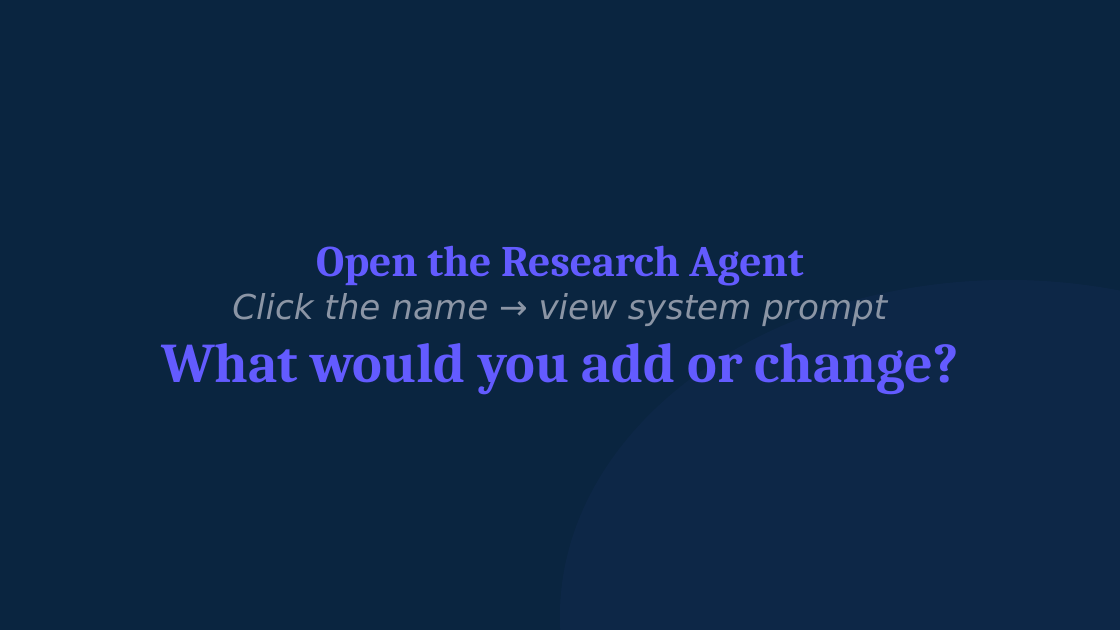
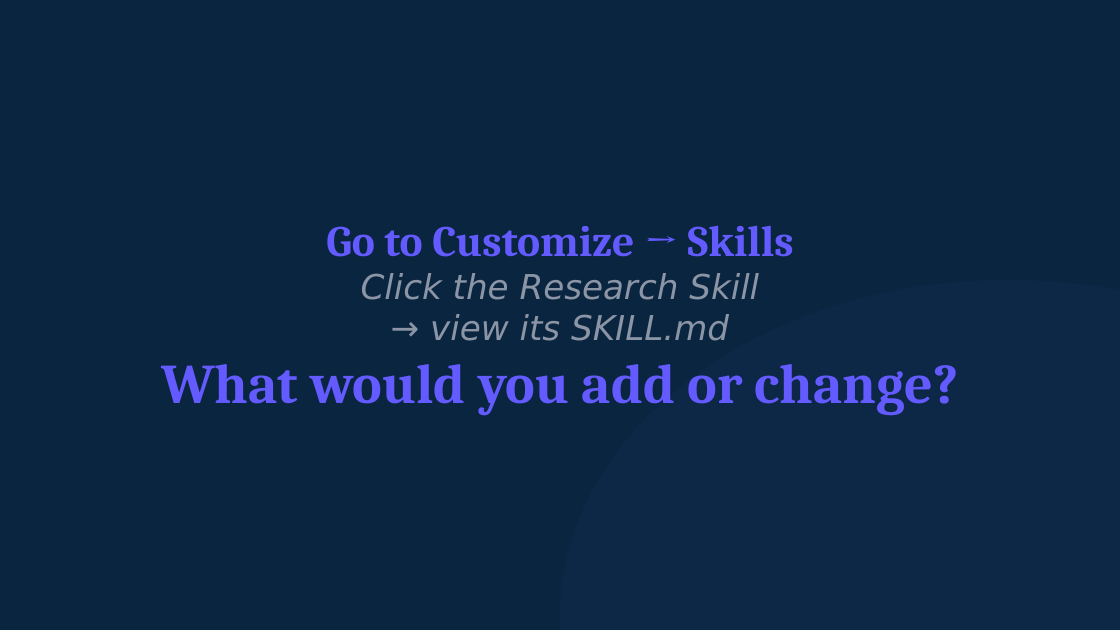
Before and after one commit to michaelengland/ai-best-practices, a slide deck: slide 22 of decks/workshop-2-orchestrator/workshop-2-orchestrator.pptx (slide 20 before the commit). Drawn at 1120x630 pixels with LibreOffice and Linux fonts; fonts in the diff are those of the drawing. Boxes give left, top, right and bottom in pixels: in the first picture for what was removed or moved away, otherwise in the second. Text is boxed around its words. In the diff, an @@ line names an element or a change of style, - is before the commit and + after.

```diff
--- a/decks/workshop-2-orchestrator/workshop-2-orchestrator.pptx
+++ b/decks/workshop-2-orchestrator/workshop-2-orchestrator.pptx
@@ text at (326, 225, 794, 341): text changed @@
-Open the Research Agent
-Click the name → view system prompt
+Go to Customize → Skills
+Click the Research Skill
+→ view its SKILL.md
```
Also in this commit, not shown: 8 other slides changed, 4 slides added, 2 slides removed, 10 other files.
